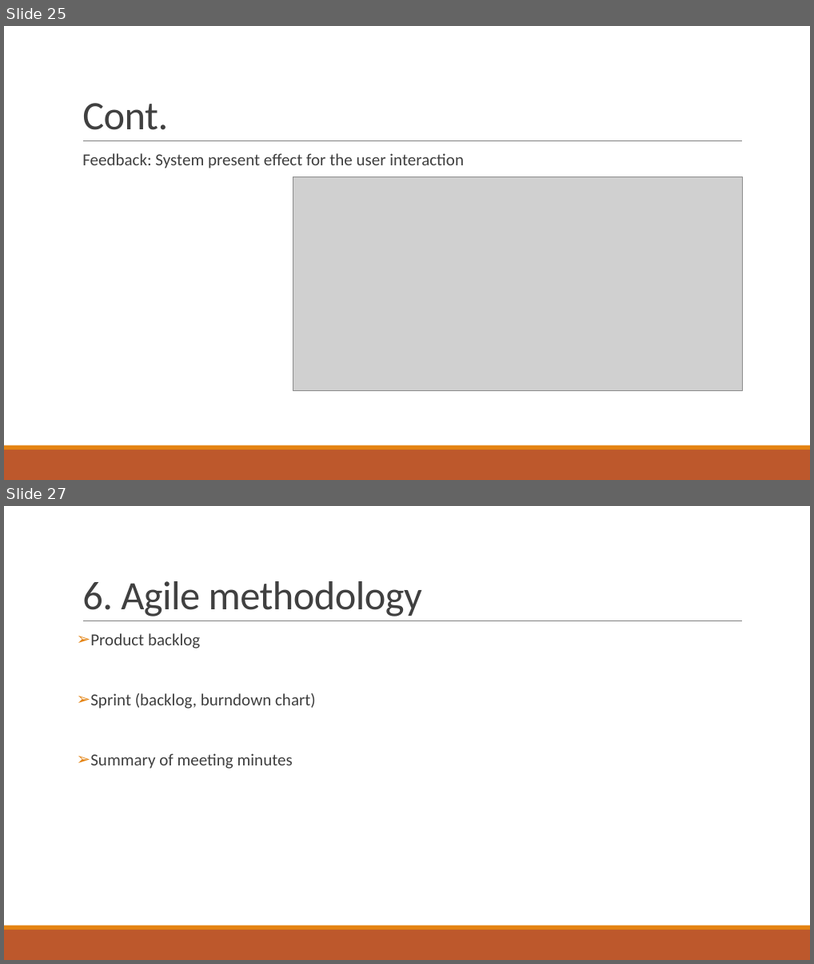
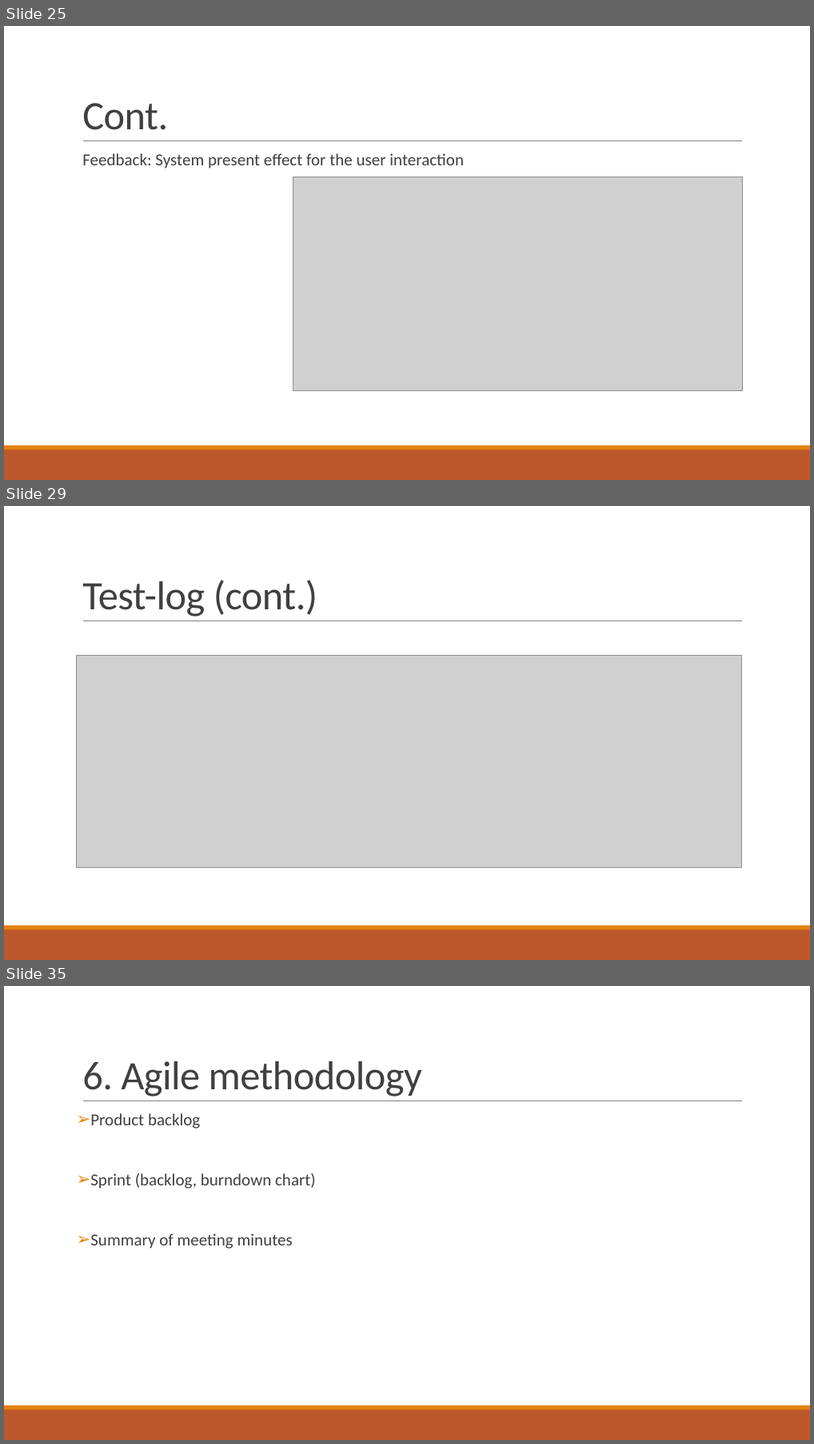
Before and after one commit to kaka-develop/ec-management, a slide deck: documents/Presentation.pptx. Shown one above the other, each under a label of ours: slides 25 and 27 before the commit, slides 25, 29 and 35 after it; the slides between them are not shown. The pictures are 814x964 and 814x1444 pixels, drawn with LibreOffice and Linux fonts; fonts in the diff are those of the drawing; grey boxes stand for pictures. Boxes give left, top, right and bottom in pixels: in the first picture for what was removed or moved away, otherwise in the second. Text is boxed around its words. In the diff, an @@ line names an element or a change of style, - is before the commit and + after.

```diff
--- a/documents/Presentation.pptx
+++ b/documents/Presentation.pptx
@@ slide 29 added at (x1=4, y1=506, x2=810, y2=960), background #FFFFFF; not listed: 3 template elements that a slide beside it also shows @@
@@ title added at (x1=82, y1=580, x2=318, y2=616), 48 pt, text #404040 @@
+Test-log (cont.)
@@ picture added at (x1=77, y1=655, x2=742, y2=867) @@
@@ what was slide 27 is now slide 35 @@
```
Also in this commit, not shown: 1 slide changed, 7 other slides added.
